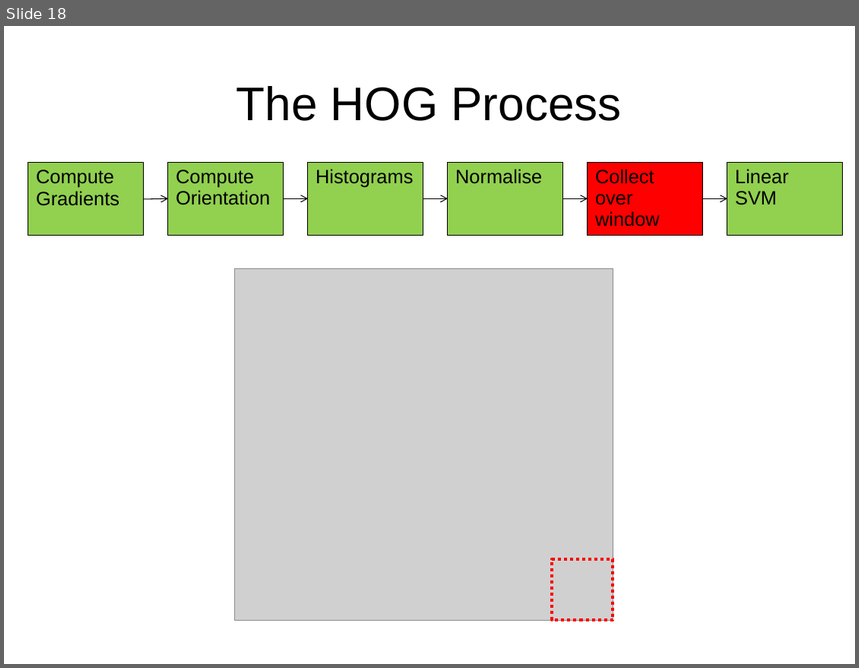
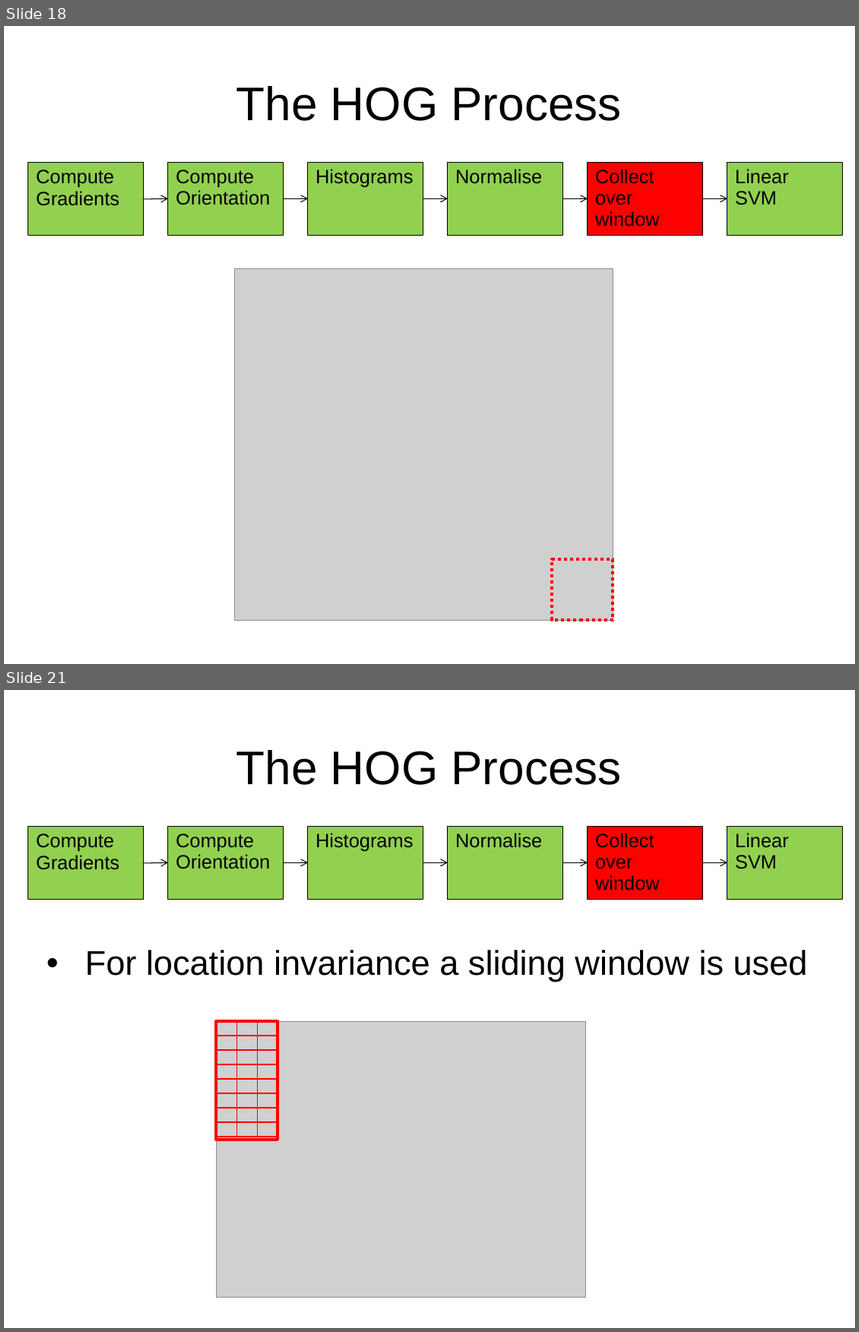
Before and after one commit to jgac1g08/OrientedGrads, a slide deck: HOGPres1.pptx. Shown one above the other, each under a label of ours: slide 18 before the commit, slides 18 and 21 after it; the slides between them are not shown. The pictures are 859x668 and 859x1332 pixels, drawn with LibreOffice and Linux fonts; fonts in the diff are those of the drawing; grey boxes stand for pictures. Boxes give left, top, right and bottom in pixels: in the first picture for what was removed or moved away, otherwise in the second. Text is boxed around its words. In the diff, an @@ line names an element or a change of style, - is before the commit and + after.

```diff
--- a/HOGPres1.pptx
+++ b/HOGPres1.pptx
@@ slide 21 added at [4,690,855,1328], background #FFFFFF @@
@@ title added at [237,750,622,785], 44 pt, text #000000 @@
+The HOG Process
@@ rectangle added at [168,826,284,898], fill #92D050, outline #000000 0.75 pt, 18 pt, text #000000 @@
+Compute Orientation
@@ rectangle added at [308,826,424,898], fill #92D050, outline #000000 0.75 pt, 18 pt, text #000000 @@
+Histograms
@@ rectangle added at [448,826,564,898], fill #92D050, outline #000000 0.75 pt, 18 pt, text #000000 @@
+Normalise
@@ rectangle added at [588,826,704,898], fill #FF0000, outline #000000 0.75 pt, 18 pt, text #000000 @@
+Collect over window
@@ rectangle added at [728,826,844,898], fill #92D050, outline #000000 0.75 pt, 18 pt, text #000000 @@
+Linear SVM
@@ rectangle added at [28,827,144,899], fill #92D050, outline #000000 0.75 pt, 18 pt, text #000000 @@
+Compute Gradients
@@ arrow added from (144, 863) to (168, 863), #000000 0.75 pt @@
@@ arrow added from (284, 863) to (308, 863), #000000 0.75 pt @@
@@ arrow added from (424, 863) to (448, 863), #000000 0.75 pt @@
@@ arrow added from (563, 863) to (588, 863), #000000 0.75 pt @@
@@ arrow added from (704, 863) to (728, 863), #000000 0.75 pt @@
@@ text added at [85,950,808,982], 32 pt, text #000000 @@
+• For location invariance a sliding window is used
@@ rectangle added at [216,1021,278,1141], outline #FF0000 2.83 pt @@
@@ picture added at [218,1021,586,1298] @@
@@ table added at [218,1021,278,1137], 8 rows, 3 columns @@
+ |  | 
+ |  | 
+ |  | 
+ |  | 
+ |  | 
+ |  | 
+ |  | 
+ |  | 
```
Also in this commit, not shown: 4 slides changed, 3 other slides added.
